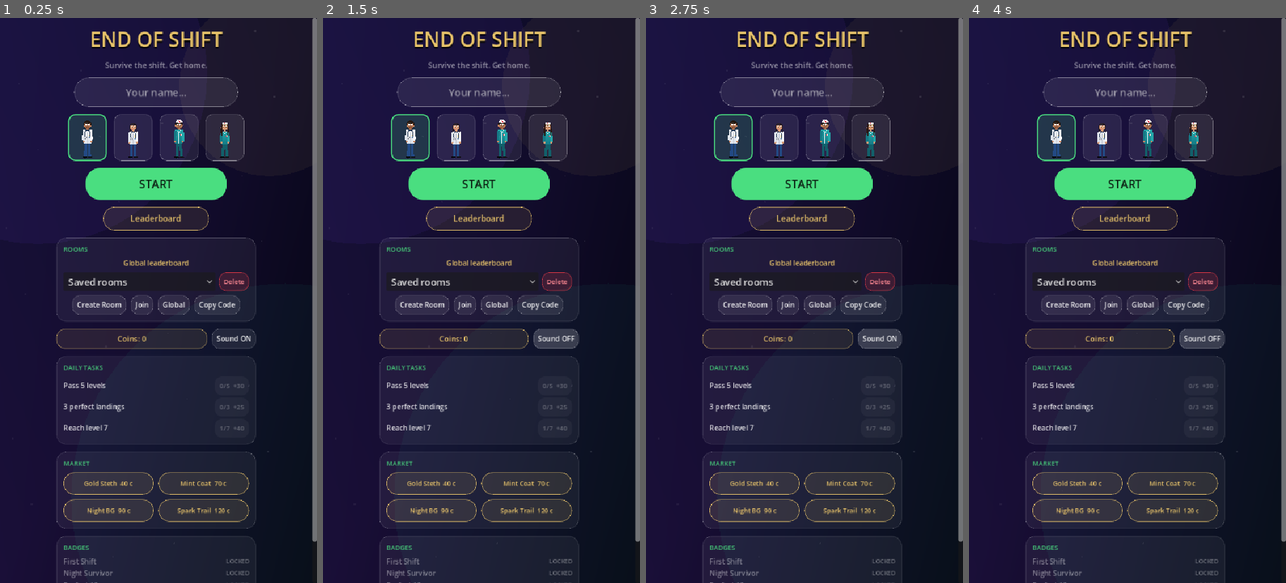
Above: before the commit, frames 1-4 (left to right).
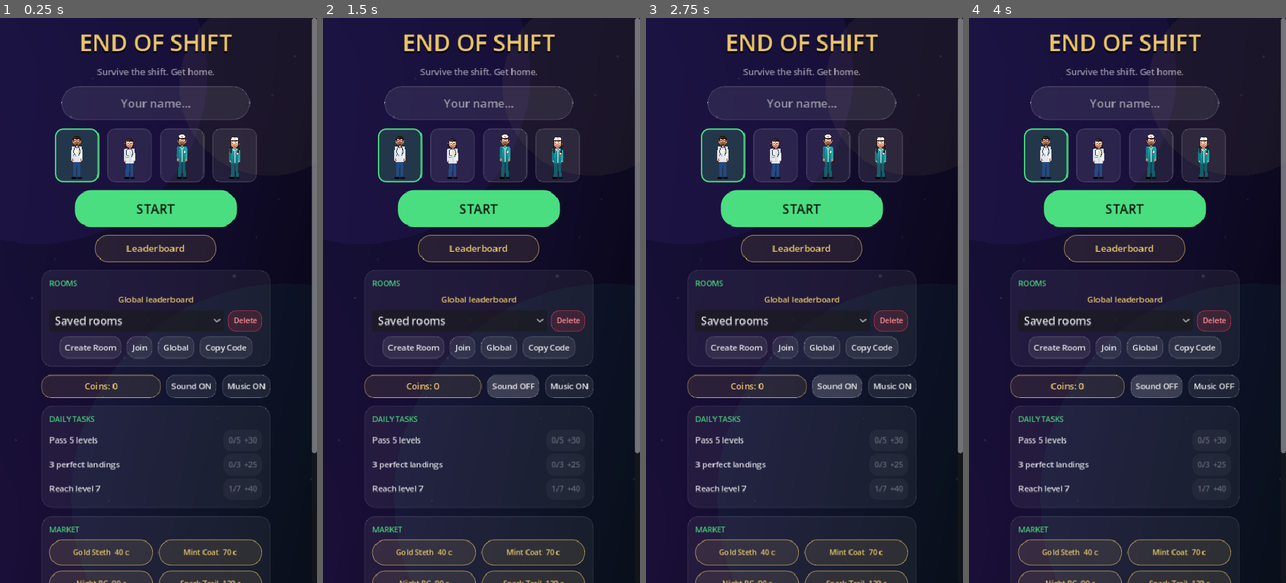
Above: after the commit, the same moments.

Repository: dribrahimyilmaz-sketch/end-of-shift-
Game: Godot game, scene res://scenes/Main.tscn
Two runs of this game, one before a commit and one after it. Both use one fixed random seed, a clock stepped at 60 frames per second and the inputs below.
Inputs (mouse positions are in pixels of both pictures, inside the frame that each line leads up to):
- Up to frame 1 (0.25 s): no input
- Up to frame 2 (1.5 s): click "Global" at 0.5 s; click "Sound ON" at 1.25 s
- Up to frame 3 (2.75 s): click "Sound OFF" at 2 s
- Up to frame 4 (4 s): click (1216, 385) at 2.75 s, where only the run after the commit has a clickable "Music ON"; click "Sound ON" at 3.5 s

The runs differ from the first frame. In frame 1, 18% of the frame differs, in the area x 12-100%, y 0-100%; in frame 2, 18%; in frame 3, 18%; in frame 4, 18%.

Commit message:
Bigger scene + houses, background music, styled exit confirmations
- Zoom in (viewport 470x836) so player, platforms and background
  silhouettes all read larger; ~2 platforms on screen
- Enlarge the level-end house (platform icon + HOUSEIN cinematic)
- Background music: optional audio/music.ogg, looped and calm, with a
  Music ON/OFF toggle next to Sound (Meta.music_on persisted)
- Exit confirmation on the main menu (styled card, Yes quits) and an
  in-game pause button (Exit game? -> back to menu), both matching the
  game palette/typography
- Re-export web build in docs/

Co-Authored-By: Claude Opus 4.8 <noreply@anthropic.com>

Diff:
--- a/autoload/Meta.gd
+++ b/autoload/Meta.gd
@@ -21,6 +21,7 @@
 var player_name := ""
 var avatar := "maleDoctor"
 var sound_on := true
+var music_on := true
 var hi := 0
 var coins := 0
 var owned := {}
@@ -71,6 +72,7 @@
 	if not AVATARS.has(avatar):
 		avatar = "maleDoctor"
 	sound_on = bool(data.get("sound_on", true))
+	music_on = bool(data.get("music_on", true))
 	hi = int(data.get("hi", 0))
 	coins = int(data.get("coins", 0))
 	if typeof(data.get("owned")) == TYPE_DICTIONARY:
@@ -95,7 +97,7 @@
 	if f == null:
 		return
 	f.store_string(JSON.stringify({
-		"name": player_name, "avatar": avatar, "sound_on": sound_on, "hi": hi,
+		"name": player_name, "avatar": avatar, "sound_on": sound_on, "music_on": music_on, "hi": hi,
 		"coins": coins, "owned": owned, "active_item": active_item, "daily": daily,
 		"badges": badges, "rooms": rooms, "room": current_room, "session_id": session_id,
 	}))
--- a/autoload/Sfx.gd
+++ b/autoload/Sfx.gd
@@ -6,12 +6,43 @@
 var _pool: Array[AudioStreamPlayer] = []
 var _next := 0
 
+# Background music (optional file, dropped in by the user). First existing wins.
+const MUSIC_PATHS := ["res://audio/music.ogg", "res://audio/music.mp3", "res://audio/music.wav"]
+var _music: AudioStreamPlayer
+var _has_music := false
+
 
 func _ready() -> void:
 	for i in 8:
 		var p := AudioStreamPlayer.new()
 		add_child(p)
 		_pool.append(p)
+	_music = AudioStreamPlayer.new()
+	_music.volume_db = -12.0  # calm / in the background
+	_music.bus = "Master"
+	add_child(_music)
+	for path in MUSIC_PATHS:
+		if ResourceLoader.exists(path):
+			var stream := load(path)
+			if stream is AudioStream:
+				if "loop" in stream:
+					stream.loop = true
+				_music.stream = stream
+				_has_music = true
+				break
+	update_music()
+
+
+## Call whenever Meta.music_on changes (or on startup) to sync playback.
+func update_music() -> void:
+	if not _has_music:
+		return
+	if Meta.music_on:
+		if not _music.playing:
+			_music.play()
+	else:
+		if _music.playing:
+			_music.stop()
 
 
 func _tone(freq: float, type: String, dur: float, vol: float) -> AudioStreamWAV:
--- a/project.godot
+++ b/project.godot
@@ -23,8 +23,8 @@
 
 [display]
 
-window/size/viewport_width=540
-window/size/viewport_height=960
+window/size/viewport_width=470
+window/size/viewport_height=836
 window/size/window_width_override=432
 window/size/window_height_override=768
 window/stretch/mode="canvas_items"
--- a/scripts/Game.gd
+++ b/scripts/Game.gd
@@ -67,6 +67,7 @@
 var burst_t := 0.0
 var leaderboard: Array = []
 var show_leaderboard := false
+var confirm_exit := false  # in-game "exit to menu?" panel open
 var admin_start_level := 1
 
 var _skies := {}
@@ -112,6 +113,7 @@
 func back_to_menu() -> void:
 	scn = ""
 	pressing = false
+	confirm_exit = false
 	menu.open_menu()
 
 
@@ -178,6 +180,7 @@
 func start_game(start_lvl: int = 1) -> void:
 	Meta.reset_daily_if_needed()
 	refresh_leaderboard()
+	confirm_exit = false
 	scn = "HOSPITAL"
 	scene_t = 0.0
 	intro_doc_x = 0.0
@@ -280,6 +283,8 @@
 func _update(dt: float) -> void:
 	if scn == "":
 		return
+	if confirm_exit:
+		return  # frozen while the exit-confirm panel is open
 	if scn == "HOSPITAL":
 		scene_t += dt
 		return
@@ -505,6 +510,14 @@
 func _on_s(p: Vector2) -> void:
 	var cx2 := p.x
 	var cy2 := p.y
+	if confirm_exit:
+		var r := _exit_rects()
+		if (r[1] as Rect2).has_point(Vector2(cx2, cy2)):  # YES -> leave to menu
+			confirm_exit = false
+			back_to_menu()
+		elif (r[2] as Rect2).has_point(Vector2(cx2, cy2)):  # NO -> resume
+			confirm_exit = false
+		return
 	if show_leaderboard:
 		var bw := 140.0
 		var bx := w / 2 - bw / 2
@@ -529,6 +542,11 @@
 	var re_x := 90.0 if w < 520 else 108.0
 	if scn == "GAME" and state != "GAME_OVER" and cx2 > re_x and cx2 < re_x + 30 and cy2 > 14 and cy2 < 44:
 		start_game(admin_start_level)
+		return
+	# pause / exit button (just right of the restart button)
+	var pause_x := re_x + 34.0
+	if scn == "GAME" and state != "GAME_OVER" and cx2 > pause_x and cx2 < pause_x + 30 and cy2 > 14 and cy2 < 44:
+		confirm_exit = true
 		return
 	if scn == "HOSPITAL":
 		if is_admin() and lvl != admin_start_level:
@@ -705,6 +723,38 @@
 	draw_hint()
 	draw_go()
 	draw_floats()  # after the game-over panel so "Challenge copied!" stays visible
+	draw_confirm_exit()
+
+
+func _exit_rects() -> Array:
+	var pw := 264.0
+	var ph := 156.0
+	var ox := w / 2 - pw / 2
+	var oy := h / 2 - ph / 2
+	var bw := 104.0
+	var yes := Rect2(ox + 18, oy + ph - 54, bw, 40)
+	var no := Rect2(ox + pw - 18 - bw, oy + ph - 54, bw, 40)
+	return [Rect2(ox, oy, pw, ph), yes, no]
+
+
+func draw_confirm_exit() -> void:
+	if not confirm_exit:
+		return
+	draw_rect(Rect2(0, 0, w, h), Color(0.04, 0.03, 0.1, 0.82))
+	var r := _exit_rects()
+	var panel: Rect2 = r[0]
+	var yes: Rect2 = r[1]
+	var no: Rect2 = r[2]
+	rrect(panel, 18, Color(0.1, 0.08, 0.22, 0.98))
+	rrect_line(panel, 18, GOLD, 2)
+	txt_c("Exit game?", panel.position.x + panel.size.x / 2, panel.position.y + 40, 22, GOLD)
+	txt_c("Return to the main menu?", panel.position.x + panel.size.x / 2, panel.position.y + 68, 13, Color(1, 1, 1, 0.7))
+	rrect(yes, 12, Color(RED, 0.18))
+	rrect_line(yes, 12, Color(RED, 0.7), 1)
+	txt_c("Yes", yes.position.x + yes.size.x / 2, yes.position.y + 26, 15, Color("#ff8a94"))
+	rrect(no, 12, Color(GREEN, 0.16))
+	rrect_line(no, 12, Color(GREEN, 0.65), 1)
+	txt_c("No", no.position.x + no.size.x / 2, no.position.y + 26, 15, GREEN)
 
 
 func sky_cols() -> Array:
@@ -795,10 +845,13 @@
 		if p["last"] and i > ci:
 			var hx := x + pw / 2
 			var hy := gr - 6.0
-			draw_rect(Rect2(hx - 13, hy - 24, 26, 24), Color("#e07b39"))
-			draw_rect(Rect2(hx - 5, hy - 14, 10, 14), Color("#5c3317"))
-			draw_rect(Rect2(hx + 3, hy - 22, 7, 6), Color("#87ceeb"))
-			draw_colored_polygon(PackedVector2Array([Vector2(hx - 16, hy - 24), Vector2(hx, hy - 40), Vector2(hx + 16, hy - 24)]), Color("#c0392b"))
+			draw_rect(Rect2(hx - 19, hy - 34, 38, 34), Color("#e07b39"))
+			draw_colored_polygon(PackedVector2Array([Vector2(hx - 23, hy - 34), Vector2(hx, hy - 56), Vector2(hx + 23, hy - 34)]), Color("#c0392b"))
+			draw_rect(Rect2(hx - 15, hy - 33, 30, 5), Color.WHITE)
+			draw_rect(Rect2(hx - 7, hy - 20, 14, 20), Color("#5c3317"))
+			draw_circle(Vector2(hx + 4, hy - 10), 1.3, Color("#e9c46a"))
+			draw_rect(Rect2(hx + 5, hy - 31, 10, 9), Color("#87ceeb"))
+			draw_rect(Rect2(hx + 5, hy - 31, 10, 9), Color("#5c3317"), false, 1)
 	# gap decorations
 	var gc := gnd_cols()
 	var nightish := sky_a == "night" or sky_b == "night"
@@ -1097,15 +1150,15 @@
 	var p: Dictionary = plats[ci]
 	var hx: float = scx(p["x"]) + p["w"] / 2
 	draw_set_transform(Vector2(hx, gr - 6), 0, Vector2.ONE)
-	draw_rect(Rect2(-15, -26, 30, 26), Color("#e07b39"))
+	draw_rect(Rect2(-22, -40, 44, 40), Color("#e07b39"))
 	var dop := minf(1.0, t * 1.2)
-	draw_rect(Rect2(-5, -16, 10, 16), Color("#050510"))
-	draw_rect(Rect2(-5, -16, 10 * (1 - dop), 16), Color("#3a1f0e"))
-	draw_rect(Rect2(4, -24, 7, 6), Color("#87ceeb"))
-	draw_rect(Rect2(4, -24, 7, 6), Color("#5c3317"), false, 1)
-	draw_colored_polygon(PackedVector2Array([Vector2(-18, -26), Vector2(0, -42), Vector2(18, -26)]), Color("#c0392b"))
-	draw_rect(Rect2(-12, -22, 24, 6), Color.WHITE)
-	txt_c("HOME", 0, -17, 5, Color("#1565c0"))
+	draw_rect(Rect2(-7, -24, 14, 24), Color("#050510"))
+	draw_rect(Rect2(-7, -24, 14 * (1 - dop), 24), Color("#3a1f0e"))
+	draw_rect(Rect2(6, -36, 10, 9), Color("#87ceeb"))
+	draw_rect(Rect2(6, -36, 10, 9), Color("#5c3317"), false, 1)
+	draw_colored_polygon(PackedVector2Array([Vector2(-26, -40), Vector2(0, -62), Vector2(26, -40)]), Color("#c0392b"))
+	draw_rect(Rect2(-18, -39, 36, 6), Color.WHITE)
+	txt_c("HOME", 0, -25, 7, Color("#1565c0"))
 	draw_set_transform_matrix(Transform2D())
 	var walk_t := minf(1.0, t / 0.9)
 	var doc_x: float = intro_doc_x + (scx(p["x"]) + p["w"] / 2 - intro_doc_x) * walk_t
@@ -1208,6 +1261,12 @@
 		# restart arrow
 		draw_arc(Vector2(re_x + 15, 29), 8, -PI * 0.25, PI * 1.35, 16, Color(1, 1, 1, 0.86), 2)
 		draw_colored_polygon(PackedVector2Array([Vector2(re_x + 18, 20), Vector2(re_x + 25, 22), Vector2(re_x + 20, 27)]), Color(1, 1, 1, 0.86))
+		# pause / exit button (two bars)
+		var px := re_x + 34.0
+		rrect(Rect2(px, 14, 30, 30), 10, Color(0.03, 0.04, 0.08, 0.48))
+		rrect_line(Rect2(px, 14, 30, 30), 10, Color(1, 1, 1, 0.18), 1)
+		draw_rect(Rect2(px + 10, 21, 3.5, 16), Color(1, 1, 1, 0.86))
+		draw_rect(Rect2(px + 17, 21, 3.5, 16), Color(1, 1, 1, 0.86))
 	rrect(Rect2(w / 2 - 62, 14, 124, 40), 14, Color(0.03, 0.04, 0.08, 0.5))
 	rrect_line(Rect2(w / 2 - 62, 14, 124, 40), 14, Color(GREEN, 0.22), 1)
 	txt_c("LV %d" % lvl, w / 2, 30, 12, GREEN)
--- a/scripts/Menu.gd
+++ b/scripts/Menu.gd
@@ -16,12 +16,14 @@
 var room_history: OptionButton
 var coin_label: Label
 var sound_btn: Button
+var music_btn: Button
 var tasks_box: VBoxContainer
 var market_grid: GridContainer
 var badge_box: VBoxContainer
 var avatar_icons: Array = []
 
 var dialog: ConfirmationDialog
+var confirm_overlay: Control
 var dlg_code: LineEdit
 var dlg_name: LineEdit
 var dlg_info: Label
@@ -51,6 +53,8 @@
 func open_menu() -> void:
 	refresh_ui()
 	visible = true
+	if confirm_overlay:
+		confirm_overlay.visible = false
 	name_field.text = Meta.player_name
 	queue_redraw()
 
@@ -230,6 +234,9 @@
 	sound_btn = _button("Sound ON", 12)
 	sound_btn.pressed.connect(_toggle_sound)
 	wallet_row.add_child(sound_btn)
+	music_btn = _button("Music ON", 12)
+	music_btn.pressed.connect(_toggle_music)
+	wallet_row.add_child(music_btn)
 	outer.add_child(wallet_row)
 
 	# Daily tasks card
@@ -258,7 +265,15 @@
 	bc[1].add_child(note)
 	outer.add_child(bc[0])
 
+	var exit_btn := _button("Exit Game", 13, "danger")
+	exit_btn.custom_minimum_size = Vector2(180, 40)
+	exit_btn.size_flags_horizontal = Control.SIZE_SHRINK_CENTER
+	exit_btn.pressed.connect(_confirm_exit)
+	outer.add_child(exit_btn)
+
 	outer.add_child(Control.new())  # bottom spacer
+
+	_build_confirm_overlay()
 
 	# Room dialog
 	dialog = ConfirmationDialog.new()
@@ -295,6 +310,7 @@
 			room_history.select(i + 1)
 	coin_label.text = "Coins: %d" % Meta.coins
 	sound_btn.text = "Sound ON" if Meta.sound_on else "Sound OFF"
+	music_btn.text = "Music ON" if Meta.music_on else "Music OFF"
 	_refresh_tasks()
 	_refresh_market()
 	_refresh_badges()
@@ -377,6 +393,76 @@
 	refresh_ui()
 
 
+func _toggle_music() -> void:
+	Meta.music_on = not Meta.music_on
+	Meta.save()
+	Sfx.update_music()
+	refresh_ui()
+
+
+func _build_confirm_overlay() -> void:
+	confirm_overlay = Control.new()
+	confirm_overlay.set_anchors_preset(Control.PRESET_FULL_RECT)
+	confirm_overlay.mouse_filter = Control.MOUSE_FILTER_STOP  # block clicks behind
+	confirm_overlay.visible = false
+
+	var dim := ColorRect.new()
+	dim.color = Color(0.04, 0.03, 0.1, 0.82)
+	dim.set_anchors_preset(Control.PRESET_FULL_RECT)
+	confirm_overlay.add_child(dim)
+
+	var center := CenterContainer.new()
+	center.set_anchors_preset(Control.PRESET_FULL_RECT)
+	confirm_overlay.add_child(center)
+
+	var card := PanelContainer.new()
+	var sb := _flat_style(Color(0.1, 0.08, 0.22, 0.98), 18, GOLD, 2)
+	sb.set_content_margin_all(22)
+	card.add_theme_stylebox_override("panel", sb)
+	card.custom_minimum_size = Vector2(300, 0)
+	center.add_child(card)
+
+	var v := VBoxContainer.new()
+	v.add_theme_constant_override("separation", 10)
+	card.add_child(v)
+
+	var title := _label("Exit Game?", 24, GOLD)
+	title.add_theme_color_override("font_shadow_color", Color(0, 0, 0, 0.5))
+	title.add_theme_constant_override("shadow_offset_y", 2)
+	v.add_child(title)
+	var msg := _label("Are you sure you want to quit?", 13, Color(1, 1, 1, 0.7))
+	msg.autowrap_mode = TextServer.AUTOWRAP_WORD_SMART
+	v.add_child(msg)
+
+	v.add_child(_spacer(6))
+
+	var row := HBoxContainer.new()
+	row.alignment = BoxContainer.ALIGNMENT_CENTER
+	row.add_theme_constant_override("separation", 14)
+	var yes := _button("Yes", 15, "danger")
+	yes.custom_minimum_size = Vector2(112, 44)
+	yes.pressed.connect(func(): get_tree().quit())
+	var no := _button("No", 15, "primary")
+	no.custom_minimum_size = Vector2(112, 44)
+	no.pressed.connect(func(): confirm_overlay.visible = false)
+	row.add_child(yes)
+	row.add_child(no)
+	v.add_child(row)
+
+	add_child(confirm_overlay)
+
+
+func _spacer(px: int) -> Control:
+	var c := Control.new()
+	c.custom_minimum_size = Vector2(0, px)
+	return c
+
+
+func _confirm_exit() -> void:
+	confirm_overlay.visible = true
+	confirm_overlay.move_to_front()
+
+
 func _submit() -> void:
 	var n := name_field.text.strip_edges()
 	if n.length() < 2:
--- a/test/TestPortrait.gd
+++ b/test/TestPortrait.gd
@@ -27,6 +27,13 @@
 	await _wait(0.4)
 	Meta.player_name = "nimet"
 	Meta.avatar = "maleDoctor"
+	game.menu.refresh_ui()
+	await _wait(0.2)
+	await _shot("menu")
+	game.menu._confirm_exit()
+	await _wait(0.2)
+	await _shot("menu_exit")
+	game.menu.confirm_overlay.visible = false
 	game.menu.visible = false
 	game.start_game(2)
 	game.scn = "GAME"
@@ -47,5 +54,16 @@
 			guard += 1
 	await _wait(0.2)
 	await _shot("mid")
+	# exit-confirm panel
+	game.confirm_exit = true
+	await _wait(0.1)
+	await _shot("confirm")
+	game.confirm_exit = false
+	# big house: HOUSEIN cinematic centres the house on the current platform
+	game.scn = "HOUSEIN"
+	game.scene_t = 0.3
+	game.intro_doc_x = game.scx(game.plats[game.ci]["x"]) + 12
+	await _wait(0.1)
+	await _shot("house")
 	print("[PORTRAIT] OK")
 	get_tree().quit()
Not shown, added: audio/README.txt
Not shown, added: audio/music.ogg.import
Not shown, added: audio/music.ogg
Not shown, changed: docs/index.html
Not shown, changed: docs/index.pck
